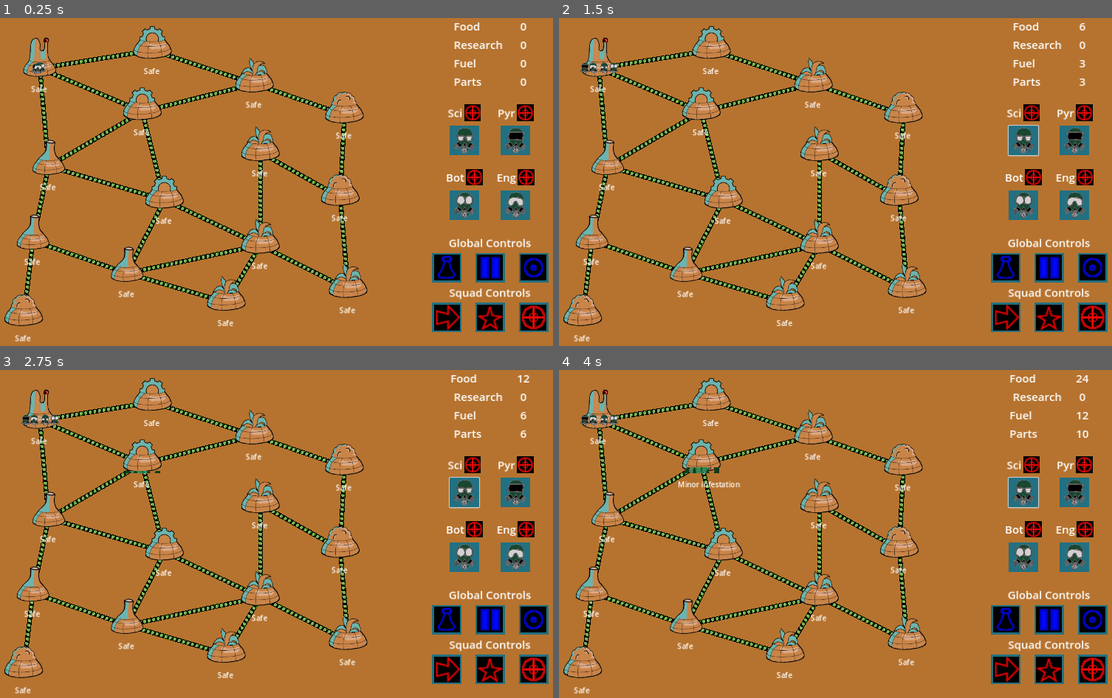
Above: before the commit, frames 1-4 (two rows, left to right).
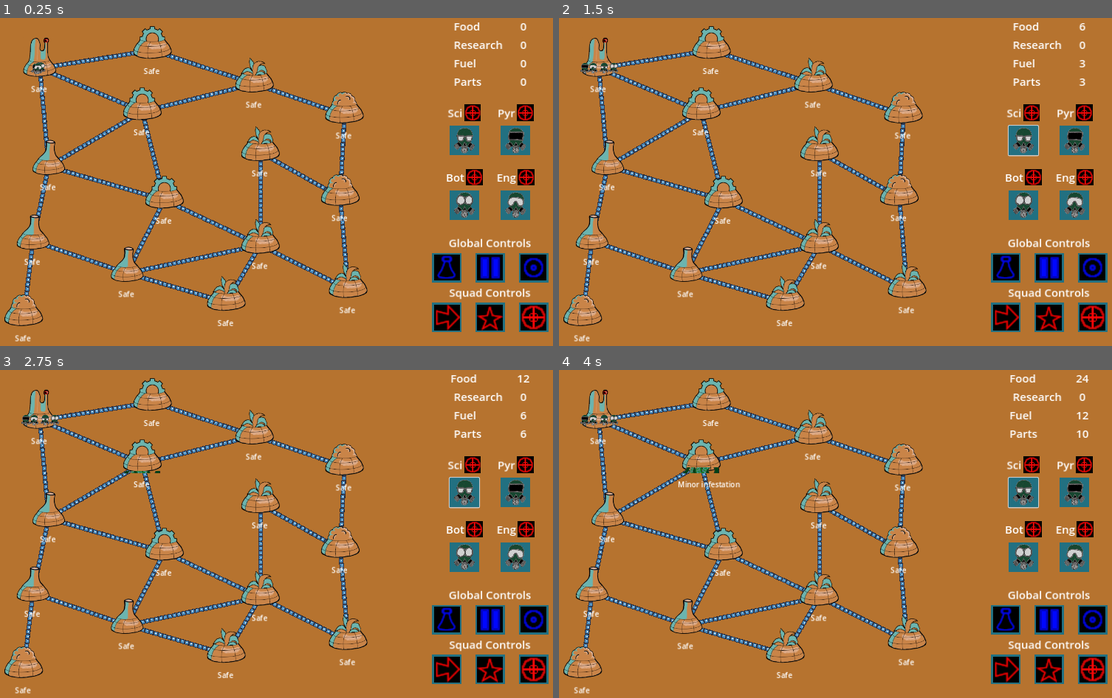
Above: after the commit, the same moments.

Repository: Aveli-games/contra-tentacula
Game: Godot game, scene res://main.tscn
Same seed, same stepped clock (60 frames per second), same inputs: the game is played once before the commit and once after it. The engine's default icon, where the game draws it, is replaced by a stand-in: a white triangle on a blue panel in a dark square.
Inputs (mouse positions are in pixels of both pictures, inside the frame that each line leads up to):
- Up to frame 1 (0.25 s): no input
- Up to frame 2 (1.5 s): click (1023, 139) at 0.52 s; click (1023, 139) at 1.27 s
- Up to frame 3 (2.75 s): click (464, 491) at 2.02 s
- Up to frame 4 (4 s): tap Enter at 2.75 s; move the mouse to (597, 409) at 2.77 s; click (597, 409) at 2.92 s; tap Space at 3.5 s; move the mouse to (702, 452) at 3.52 s; click (702, 452) at 3.67 s

The runs differ from the first frame. In frame 1, 3.8% of the frame differs, in the area x 4-64%, y 10-86%; in frame 2, 3.7%; in frame 3, 3.7%; in frame 4, 3.7%.

Commit message:
working infestation spread display!

Diff:
--- a/autoloads/dome_connections.gd
+++ b/autoloads/dome_connections.gd
@@ -5,17 +5,24 @@
 # visual representation of each connection
 var line_nodes = []
 
+const ConnectorScene = preload("res://connector_3line.tscn")
 
 func _process(delta):
 	for c in connections:
 		if c.infestation_progress > 0:
+			#TODO: clamp 0 to 1
 			c.infestation_progress += Globals.BASE_CONNECTOR_INFESTATION_RATE * delta
+			if c.display.forward:
+				c.display.scene_ref.set_forward_progress(c.infestation_progress)
+			else:
+				c.display.scene_ref.set_reverse_progress(c.infestation_progress)
+
 		if c.infestation_progress > 1 && c.dome_b.infestation_percentage == 0:
 			c.dome_b.add_infestation(Globals.base_infestation_rate * delta)
 			print('CONNECTOR: spread infestation to ', c.dome_b.get_name())
 
 
-# dome_connections: Area2D[][]
+# dome_connections: Dome[][]
 func instantiate_network(dome_connections, self_ref):
 	for pair in dome_connections:
 		var dome_1 = pair[0]
@@ -23,16 +30,18 @@
 		if !dome_1 || !dome_2:
 			push_error("Null reference provided for Dome connection")
 			pass
-		DomeConnections.connect_domes(dome_1, dome_2)
-
-	var new_line_nodes = DomeConnections.draw_connections()
-	for i in new_line_nodes:
-		self_ref.add_child(i)
+		var new_connector_scene = connect_domes(dome_1, dome_2)
+		self_ref.add_child(new_connector_scene)
 
 # dome_a, dome_b are references to dome nodes
 func connect_domes(dome_a: Area2D, dome_b: Area2D):
-	_add_connection(dome_a, dome_b)
-	_add_connection(dome_b, dome_a)
+	var forward_connection = _add_connection(dome_a, dome_b)
+	var reverse_connection =_add_connection(dome_b, dome_a)
+
+	var connector_scene = draw_connection(forward_connection)
+	_attach_connection_display(forward_connection, connector_scene, true)
+	_attach_connection_display(reverse_connection, connector_scene, false)
+	return connector_scene
 
 func _add_connection(dome_a: Area2D, dome_b: Area2D):
 	var new_connection = {
@@ -43,19 +52,21 @@
 		# "distance": 100   # could use to determine squad travel time between domes
 	}
 	connections.append(new_connection)
+	return new_connection
 
-func draw_connections():
-	for i in connections:
-		var line = Line2D.new()
-		line.add_point(i.dome_a.global_position)
-		line.add_point(i.dome_b.global_position)
-		line.z_index=-1
-		# TODO: get proper texture
-		line.texture = load("res://art/squad_sprites/botanist_icon_placeholder.png")
-		line.texture_mode = Line2D.LINE_TEXTURE_TILE
-		line.texture_repeat = Line2D.TEXTURE_REPEAT_ENABLED
-		line_nodes.append(line)
-	return line_nodes
+func _attach_connection_display(connection, scene_ref, forward:bool):
+	connection.display = {
+			"scene_ref": scene_ref,
+			"forward": forward
+		}
+
+func draw_connection(connection):
+	var connector_line = ConnectorScene.instantiate()
+	var mainline = connector_line.get_mainline()
+	mainline.points[0] = (connection.dome_a.global_position)
+	mainline.points[1] = (connection.dome_b.global_position)
+	connector_line.z_index=-1
+	return connector_line
 
 # get connections that originate from the given dome
 func get_dome_connections(dome):
--- a/connector_3line.gd
+++ b/connector_3line.gd
@@ -3,9 +3,10 @@
 
 @export var tool_forward = 0
 
-#func _ready():
-	#if Engine.is_editor_hint():
-		#tool_forward = 0.5
+func _ready():
+	if not Engine.is_editor_hint():
+		set_forward_progress(0)
+		set_reverse_progress(0)
 
 func _process(_delta):
 	if Engine.is_editor_hint():
@@ -50,3 +51,6 @@
 	var crossed = vectorAs3d.cross(zUnitVector)
 	# TODO: normalize and set our own length
 	return Vector2(crossed.x, crossed.y).normalized()*5
+
+func get_mainline():
+	return $MainLine
--- a/connector_3line.tscn
+++ b/connector_3line.tscn
@@ -6,7 +6,7 @@
 
 [node name="Connector" type="Node2D"]
 script = ExtResource("1_8cegv")
-tool_forward = 0.0487512
+tool_forward = 0.913284
 
 [node name="MainLine" type="Line2D" parent="."]
 texture_repeat = 2
@@ -16,7 +16,7 @@
 
 [node name="ForwardLine" type="Line2D" parent="."]
 texture_repeat = 2
-points = PackedVector2Array(28.8845, 25.3687, 35.2841, 27.9727)
+points = PackedVector2Array(28.8845, 25.3687, 161.251, 79.2284)
 texture = ExtResource("3_1f7g7")
 texture_mode = 1
 
